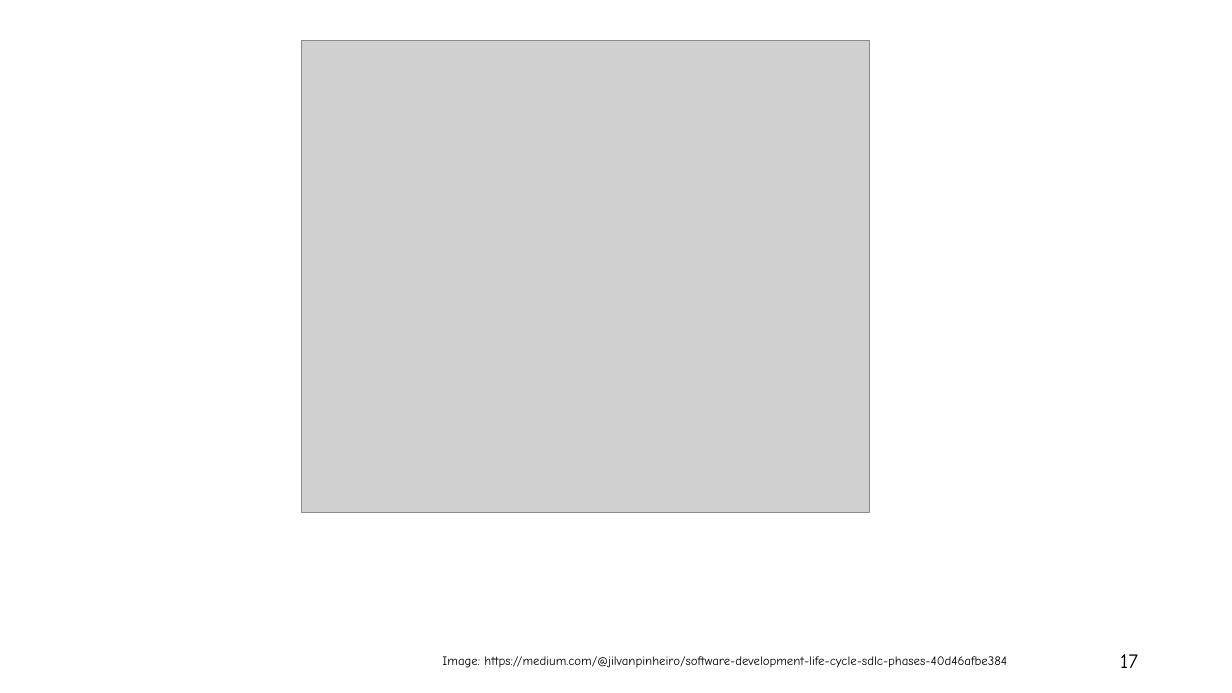
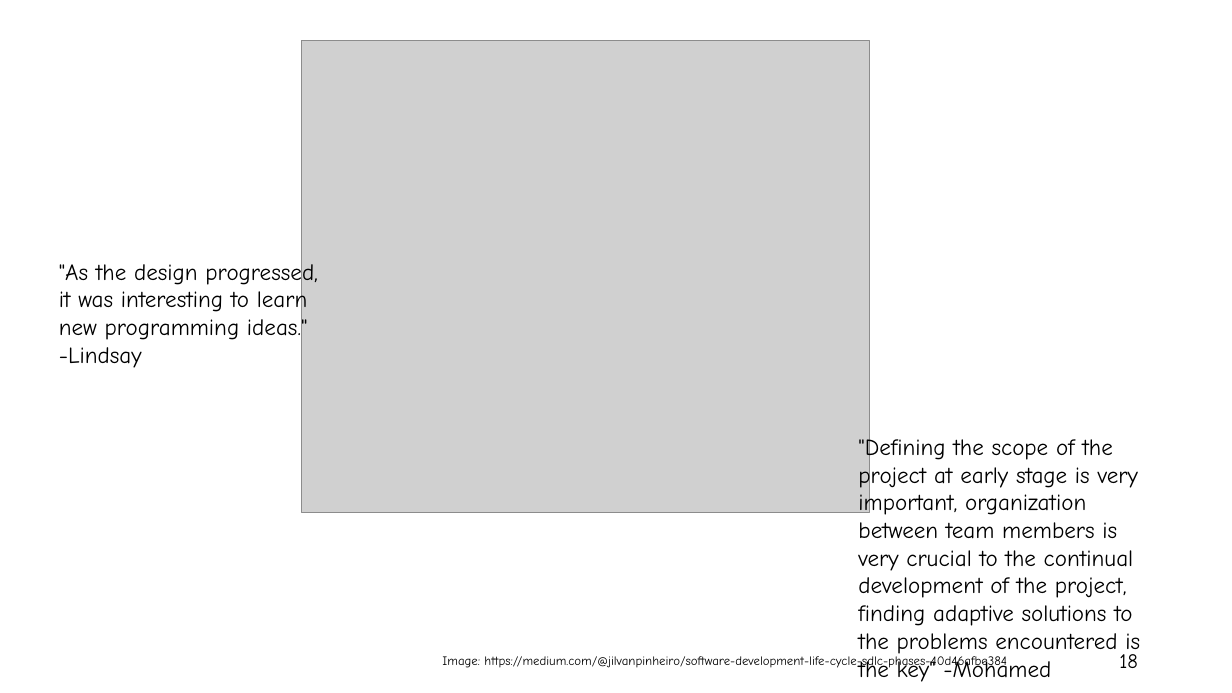
Before and after one commit to lmullettcs2043/cs2043Proj1, a slide deck: slide 18 of CS2043Proj1.pptx (slide 17 before the commit). Drawn at 1232x693 pixels with LibreOffice and Linux fonts; fonts in the diff are those of the drawing; grey boxes stand for pictures. Boxes give left, top, right and bottom in pixels: in the first picture for what was removed or moved away, otherwise in the second. Text is boxed around its words. In the diff, an @@ line names an element or a change of style, - is before the commit and + after.

```diff
--- a/CS2043Proj1.pptx
+++ b/CS2043Proj1.pptx
@@ text added at [59,260,318,368], 18 pt, text #000000 @@
+"As the design progressed, it was interesting to learn new programming ideas." -Lindsay
@@ text added at [858,435,1140,682], 18 pt, text #000000 @@
+"Defining the scope of the project at early stage is very important, organization between team members is very crucial to the continual development of the project, finding adaptive solutions to the problems encountered is the key" -Mohamed
@@ page number at [1119,654,1138,668]: text changed @@
-17
+18
```
Also in this commit, not shown: 4 other slides changed, 1 slide added.
